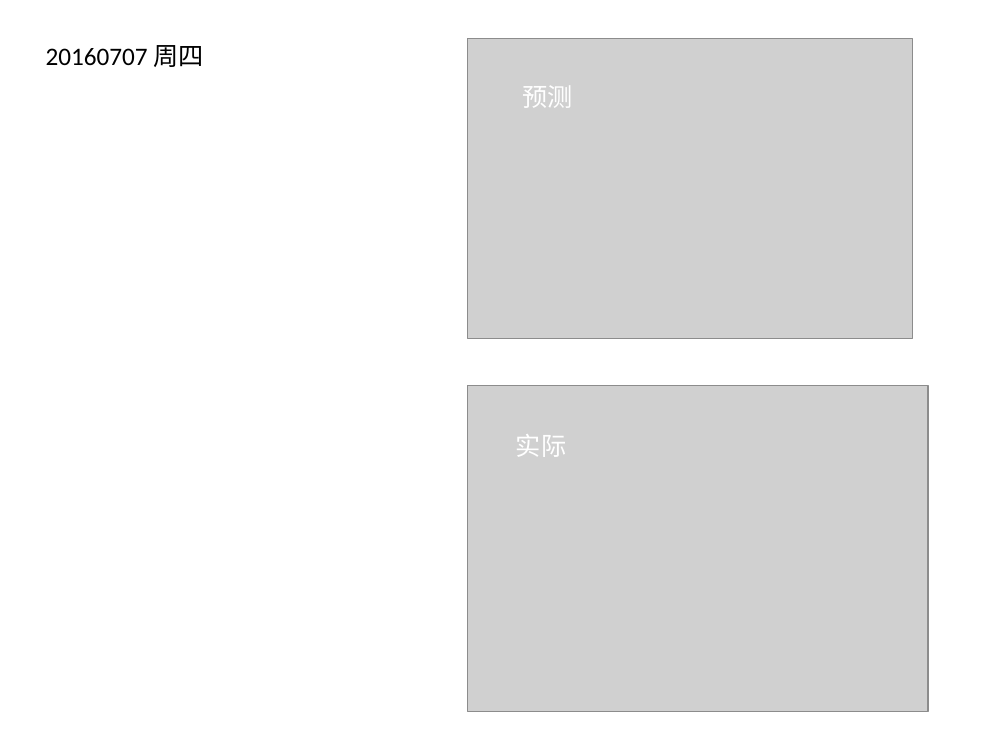
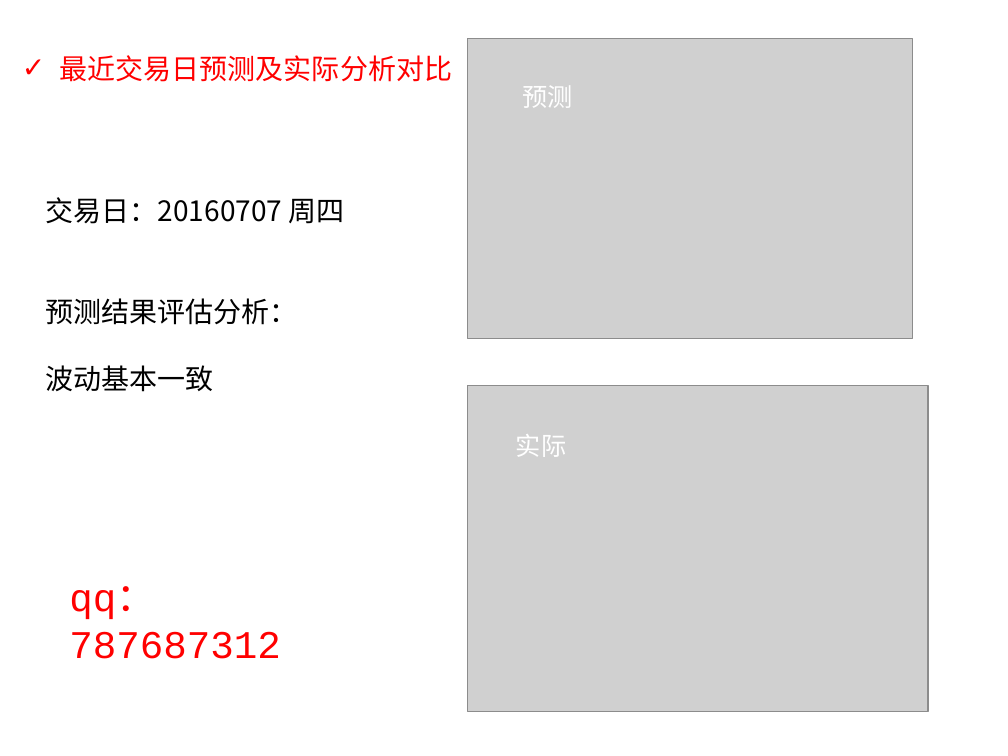
Before and after one commit to xuleoBJ/stock2015, a slide deck: slide 3 of ppt/市场预报技术.pptx. Drawn at 1008x756 pixels with LibreOffice and Linux fonts; fonts in the diff are those of the drawing; grey boxes stand for pictures. Boxes give left, top, right and bottom in pixels: in the first picture for what was removed or moved away, otherwise in the second. Text is boxed around its words. In the diff, an @@ line names an element or a change of style, - is before the commit and + after.

```diff
--- a/ppt/市场预报技术.pptx
+++ b/ppt/市场预报技术.pptx
@@ text removed at [46, 45, 203, 67] @@
-20160707 周四
@@ text added at [60, 55, 453, 82], 20 pt, text #FF0000 @@
+✓ 最近交易日预测及实际分析对比
@@ text added at [46, 197, 345, 392], 20 pt, text #000000 @@
+交易日：20160707 周四
+预测结果评估分析：
+波动基本一致
@@ text added at [69, 586, 280, 659], 28 pt, text #FF0000 @@
+qq：787687312
```
Also in this commit, not shown: 2 other slides changed, 2 slides added, 1 slide removed, 47 other files.
